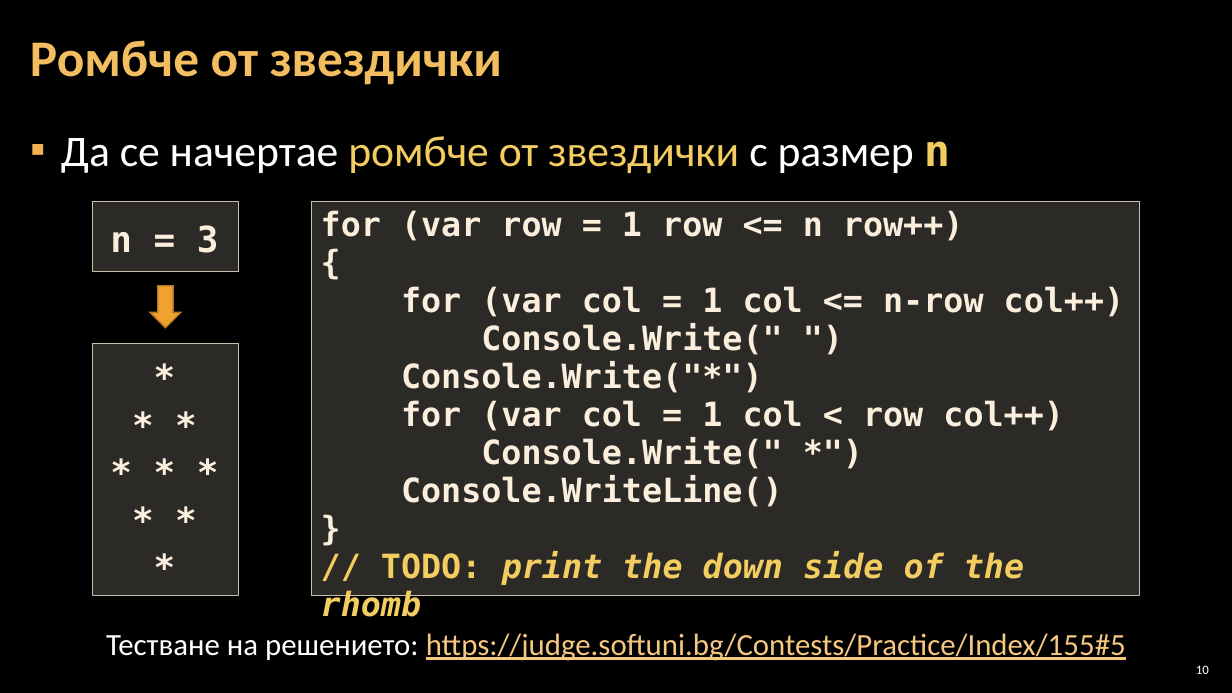
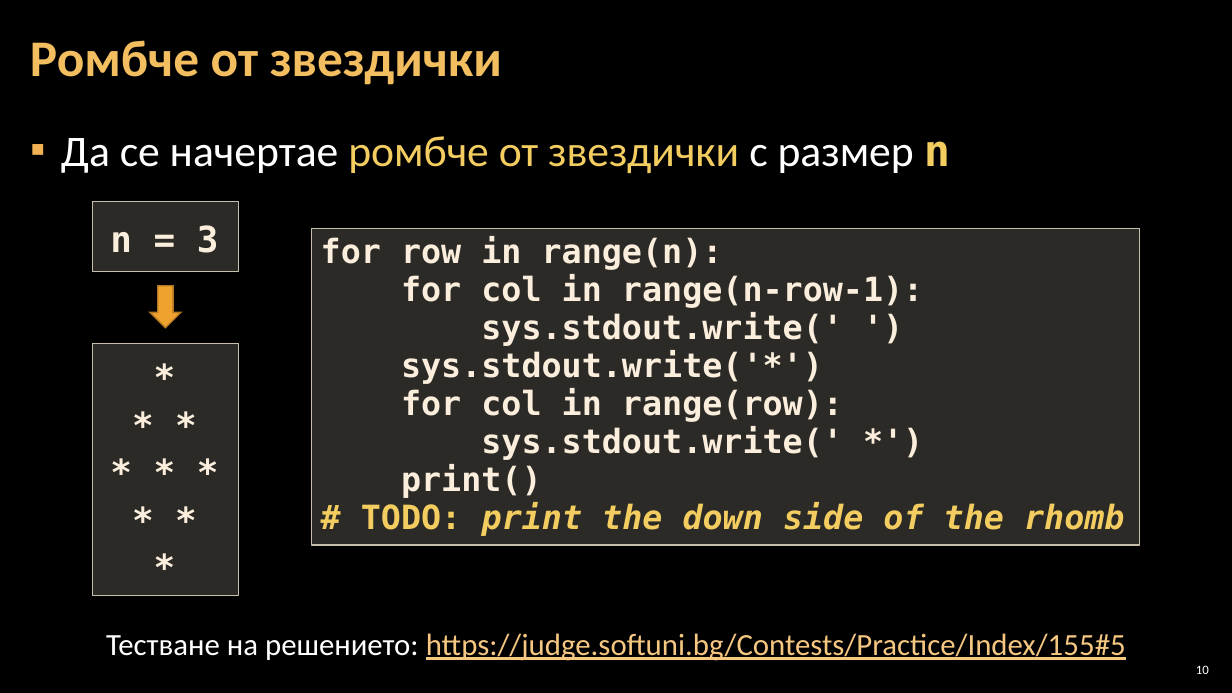
Before and after one commit to Software-University/Python-Basics, a slide deck: slide 10 of 6. Drawing-with-Loops/6. Drawing-with-Loops.pptx. Drawn at 1232x693 pixels with LibreOffice and Linux fonts; fonts in the diff are those of the drawing; background and template pictures are left out. Boxes give left, top, right and bottom in pixels: in the first picture for what was removed or moved away, otherwise in the second. Text is boxed around its words. In the diff, an @@ line names an element or a change of style, - is before the commit and + after.

```diff
--- a/6. Drawing-with-Loops/6. Drawing-with-Loops.pptx
+++ b/6. Drawing-with-Loops/6. Drawing-with-Loops.pptx
@@ rectangle "for row in range(n):" resized from (x1=311, y1=201, x2=1140, y2=595) to (x1=311, y1=228, x2=1140, y2=545) @@
@@ text in rectangle at (x1=321, y1=236, x2=1124, y2=536): text changed @@
-for (var row = 1 row <= n row++)
-{
-for (var col = 1 col <= n-row col++)
-Console.Write(" ")
-Console.Write("*")
-for (var col = 1 col < row col++)
-Console.Write(" *")
-Console.WriteLine()
-}
-// TODO: print the down side of the rhomb
+for row in range(n):
+for col in range(n-row-1):
+sys.stdout.write(' ')
+sys.stdout.write('*')
+for col in range(row):
+sys.stdout.write(' *')
+print()
+# TODO: print the down side of the rhomb
```
Also in this commit, not shown: 16 other slides changed, 13 other files.
